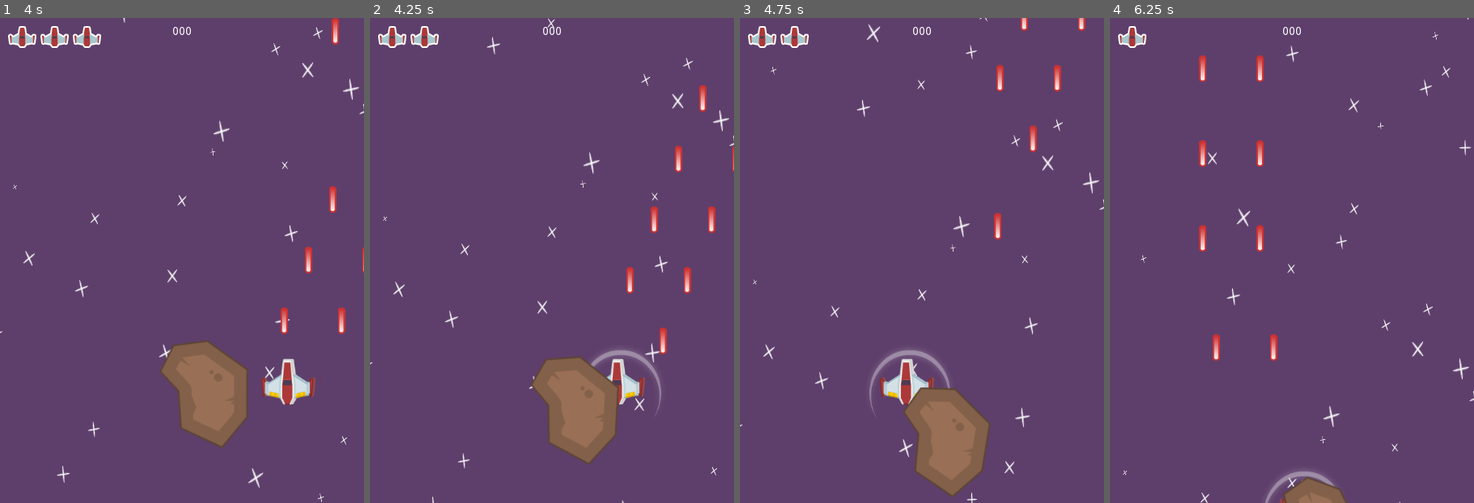
Above: before the commit, frames 1-4 (left to right).
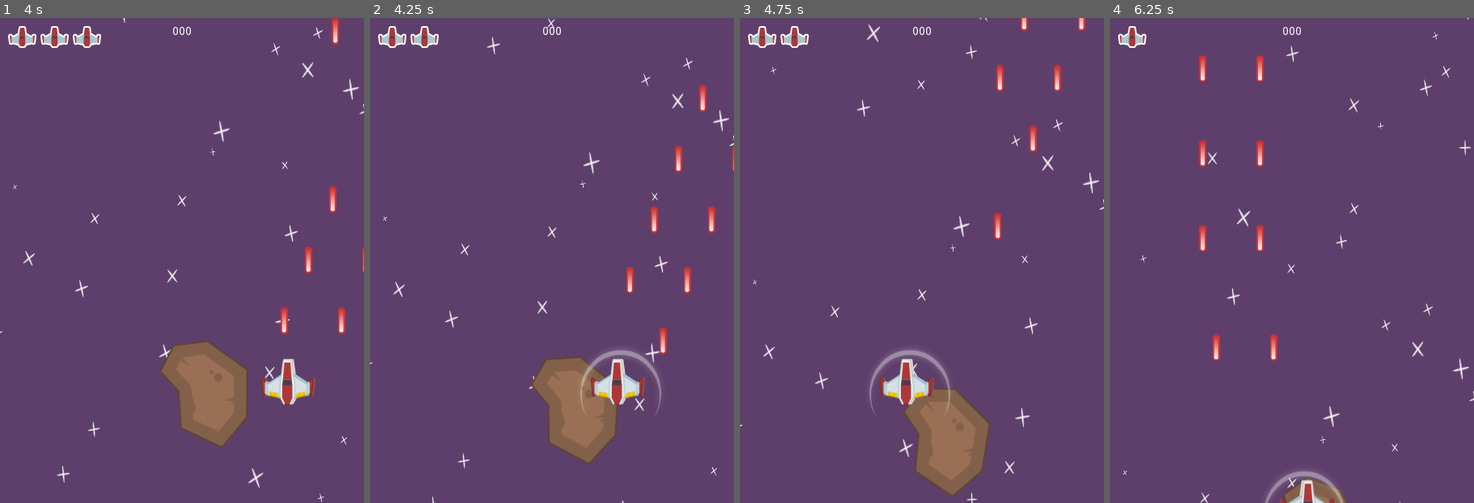
Above: after the commit, the same moments.

Repository: ZacharyRanes/Space_Shooter
Game: Godot game, scene res://MainScenes/Gameplay.tscn
The game is run twice, just before and just after one commit, with the same random seed, the same clock (stepped at 60 frames per second) and the same inputs.
Inputs:
- Up to frame 1 (4 s): hold D (move_right) 0.53-1.28 s; hold Space (shoot) 0.53-1.28 s; hold S (move_down) 1.28-2.03 s; tap Space (shoot) at 1.35, 2.85 s; hold D (move_right) 2.03-2.78 s; hold Space (shoot) 2.03-2.78 s; hold W (move_up) 2.78-3.53 s; hold A (move_left) from 3.53 s (still down); hold Space (shoot) from 3.53 s (still down)
- Up to frame 2 (4.25 s): keep holding A (move_left); keep holding Space (shoot)
- Up to frame 3 (4.75 s): keep holding A (move_left); release Space (shoot) at 4.28 s; tap Space (shoot) at 4.35 s
- Up to frame 4 (6.25 s): release A (move_left) at 5.03 s; hold S (move_down) 5.03-5.78 s; hold Space (shoot) 5.03-5.78 s; hold D (move_right) from 5.78 s (still down); tap Space (shoot) at 5.85 s

Frame 1 is identical in both runs. In frame 2, 0.4% of the frame differs, in the area x 57-69%, y 71-82%; in frame 3, 0.1%; in frame 4, 0.3%.

Commit message:
End of EP19

Diff:
--- a/MainScenes/Gameplay.tscn
+++ b/MainScenes/Gameplay.tscn
@@ -10,6 +10,7 @@
 
 [node name="Background" type="Sprite" parent="."]
 scale = Vector2( 3, 4 )
+z_index = -100
 texture = ExtResource( 2 )
 centered = false
 
@@ -30,7 +31,9 @@
 scale_amount = 0.1
 scale_amount_random = 0.25
 
-[node name="HUD" parent="." instance=ExtResource( 5 )]
+[node name="CanvasLayer" type="CanvasLayer" parent="."]
+
+[node name="HUD" parent="CanvasLayer" instance=ExtResource( 5 )]
 
 [node name="Player" parent="." instance=ExtResource( 1 )]
 position = Vector2( 208.97, 537.278 )
--- a/Player/Player.tscn
+++ b/Player/Player.tscn
@@ -41,6 +41,7 @@
 } ]
 
 [node name="Player" type="Area2D"]
+z_index = 100
 script = ExtResource( 2 )
 speed = 200.0
 
